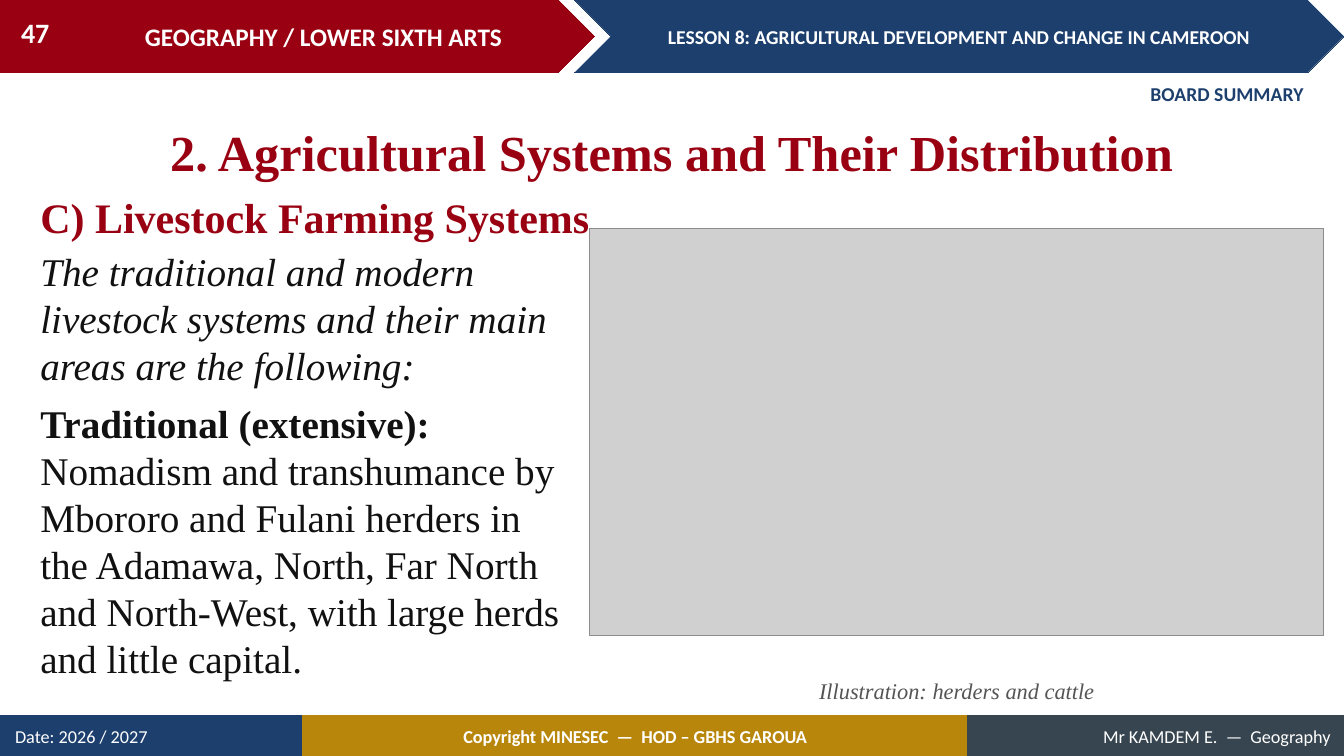
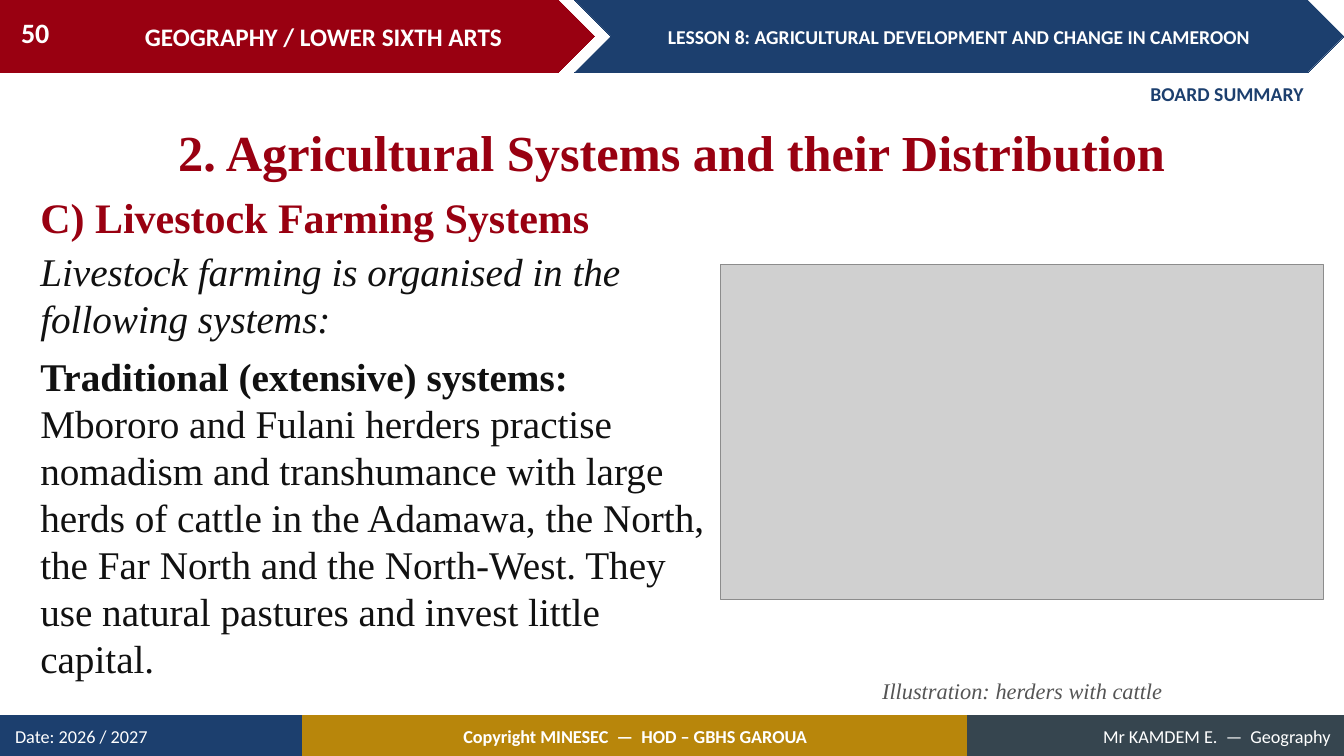
Before and after one commit to Berthautk/linea-github, a slide deck: slide 50 of lecons/LSA/Geography of Cameroon/08_LSA_CAM_L08_Agricultural_Development_and_Change_in_Cameroon.pptx (slide 47 before the commit). Drawn at 1344x756 pixels with LibreOffice and Linux fonts; fonts in the diff are those of the drawing; grey boxes stand for pictures. Boxes give left, top, right and bottom in pixels: in the first picture for what was removed or moved away, otherwise in the second. Text is boxed around its words. In the diff, an @@ line names an element or a change of style, - is before the commit and + after.

```diff
--- a/lecons/LSA/Geography of Cameroon/08_LSA_CAM_L08_Agricultural_Development_and_Change_in_Cameroon.pptx
+++ b/lecons/LSA/Geography of Cameroon/08_LSA_CAM_L08_Agricultural_Development_and_Change_in_Cameroon.pptx
@@ page number at (21,24,49,43): text changed @@
-47
+50
@@ text at (178,136,1165,181): text changed @@
-2. Agricultural Systems and Their Distribution
+2. Agricultural Systems and their Distribution
@@ text at (40,258,704,681): text changed @@
-The traditional and modern livestock systems and their main areas are the following:
-Traditional (extensive): Nomadism and transhumance by Mbororo and Fulani herders in the Adamawa, North, Far North and North-West, with large herds and little capital.
+Livestock farming is organised in the following systems:
+Traditional (extensive) systems: Mbororo and Fulani herders practise nomadism and transhumance with large herds of cattle in the Adamawa, the North, the Far North and the North-West. They use natural pastures and invest little capital.
@@ picture: place and size @@
-picture at (590,229,1324,636)
+picture at (721,265,1324,600)
@@ text at (882,683,1163,699): text changed @@
-Illustration: herders and cattle
+Illustration: herders with cattle
```
Also in this commit, not shown: 22 other slides changed, 10 slides added, 2 slides removed, 17 other files.
